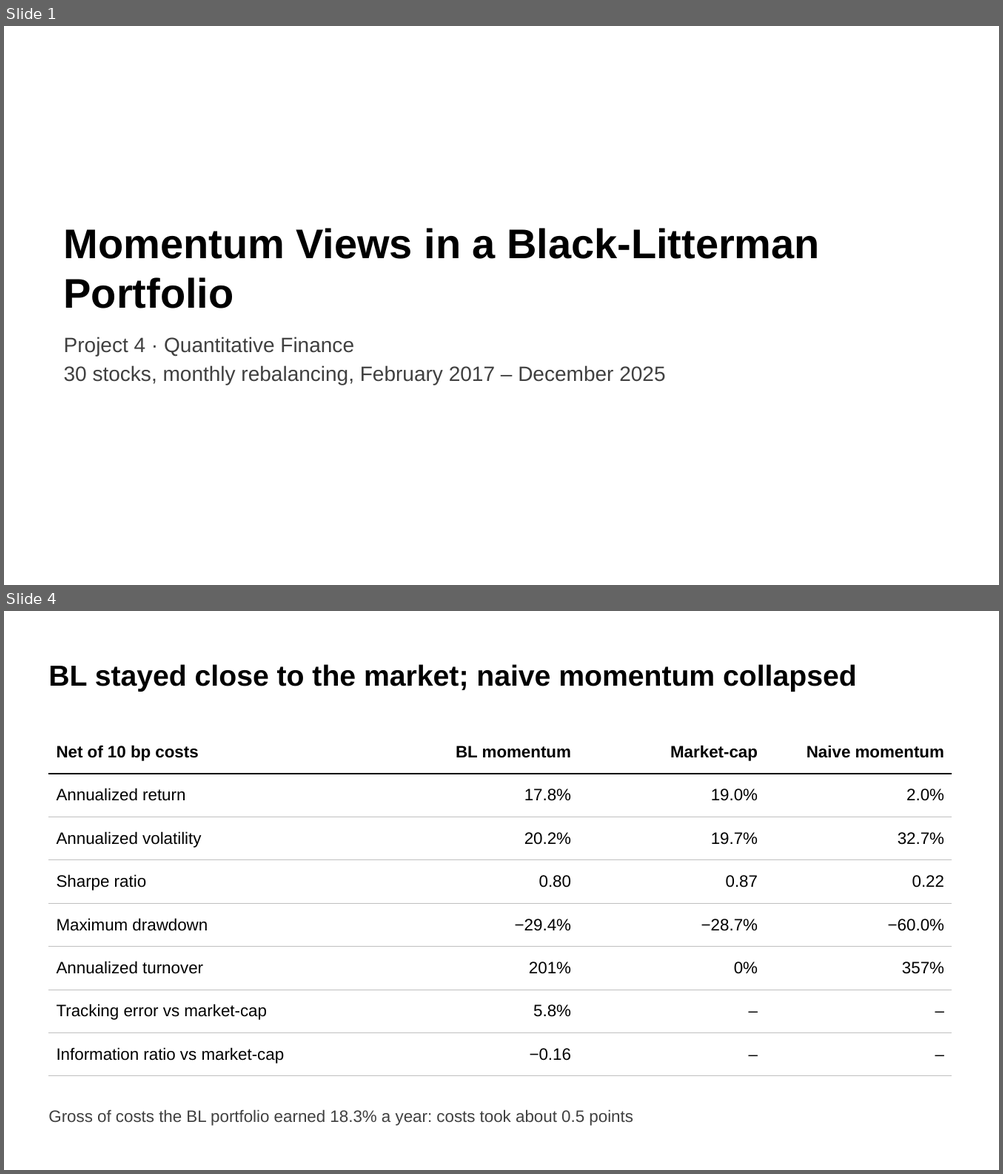
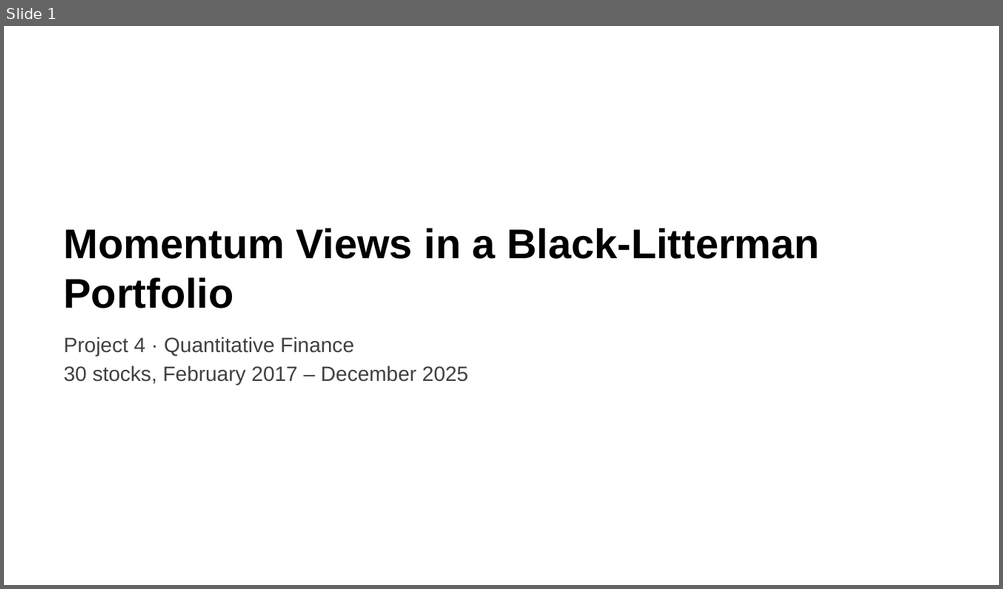
Before and after one commit to mateopreve-dev/quant-finance-project, a slide deck: slides/Project4_MomentumBL.pptx. Shown one above the other, each under a label of ours: slides 1 and 4 before the commit, slide 1 after it; the slides between them are not shown. The pictures are 1003x1174 and 1003x589 pixels, drawn with LibreOffice and Linux fonts; fonts in the diff are those of the drawing. Boxes give left, top, right and bottom in pixels: in the first picture for what was removed or moved away, otherwise in the second. Text is boxed around its words. In the diff, an @@ line names an element or a change of style, - is before the commit and + after.

```diff
--- a/slides/Project4_MomentumBL.pptx
+++ b/slides/Project4_MomentumBL.pptx
@@ slide 4 removed at (4,611,999,1170), background #FFFFFF @@
@@ title removed at (48,664,856,692) @@
-BL stayed close to the market; naive momentum collapsed
@@ table removed at (48,730,951,1067), 8 rows, 4 columns @@
-Net of 10 bp costs | BL momentum | Market-cap | Naive momentum
-Annualized return | 17.8% | 19.0% | 2.0%
-Annualized volatility | 20.2% | 19.7% | 32.7%
-Sharpe ratio | 0.80 | 0.87 | 0.22
-Maximum drawdown | −29.4% | −28.7% | −60.0%
-Annualized turnover | 201% | 0% | 357%
-Tracking error vs market-cap | 5.8% | – | –
-Information ratio vs market-cap | −0.16 | – | –
@@ text removed at (48,1110,633,1126) @@
-Gross of costs the BL portfolio earned 18.3% a year: costs took about 0.5 points
@@ slide 1 changed as well @@
@@ text at (64,366,468,385): text changed @@
-30 stocks, monthly rebalancing, February 2017 – December 2025
+30 stocks, February 2017 – December 2025
```
Also in this commit, not shown: 4 other slides changed, 3 slides added, 4 other slides removed.
